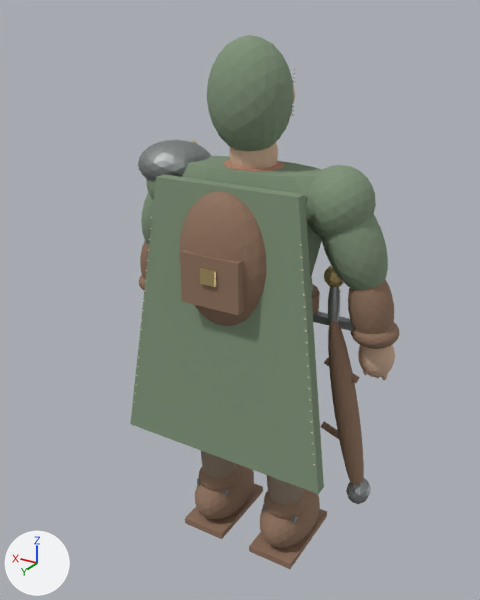
Renders of the glTF model godot_character_generator/assets/characters/medieval_wanderer/medieval_wanderer.glb from each side of a commit.
Both versions are drawn from a 50 mm lens placed at (-1.01, 1.764, 1.844), pointed at (0.023, 0.043, 0.983). Arrows for +X, +Y and +Z are at lower left; the lights stay in place. The first picture is the older version. Where no turn or scale is listed for an object, it has been applied to the vertices.

Names of what the first picture shows: 'iron_surface', 'leather_surface', 'skin_surface', 'trousers_surface', 'tunic_surface' and 3 more.
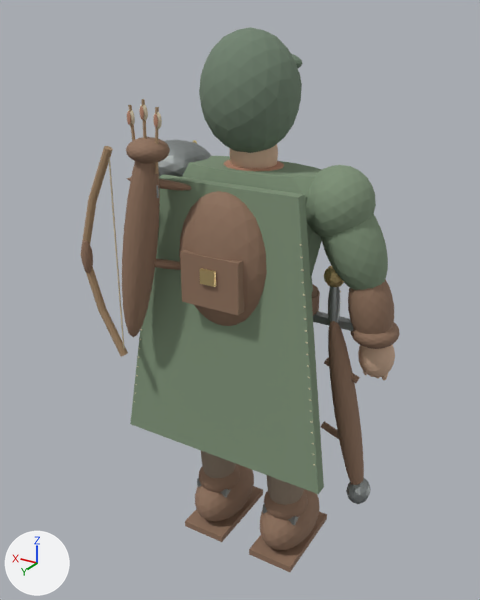
What changed in the scene script:
```text
Change me_tunic_mesh:
    remove me_tunic_mesh.from_pydata(...)  # 916 vertices, 1804 faces; spans x -0.44..0.44, y -0.13..0.23, z 0.49..1.79
    add me_tunic_mesh.from_pydata(...)  # 754 vertices, 1484 faces; spans x -0.44..0.44, y -0.13..0.23, z 0.49..1.45
    me_tunic_mesh part 1: the loose piece of 162 vertices spanning x -0.13..0.13, y -0.09..0.14, z 1.46..1.79 is deleted
Change me_leather_mesh:
    remove me_leather_mesh.from_pydata(...)  # 2454 vertices, 4812 faces; spans x -0.489..0.489, y -0.205..0.257, z 0.01..1.38
    add me_leather_mesh.from_pydata(...)  # 2904 vertices, 5692 faces; spans x -0.489..0.489, y -0.205..0.343, z 0.0..1.528
    me_leather_mesh part 2: the loose piece of 162 vertices spanning x -0.243..-0.047, y -0.205..0.115, z 0.01..0.22 is moved by (0.0, 0.0, -0.01)
    me_leather_mesh part 3: the loose piece of 8 vertices spanning x -0.23..-0.06, y -0.205..0.115, z 0.014..0.04 is moved by (0.0, 0.0, -0.015)
    me_leather_mesh part 4: the loose piece of 8 vertices spanning x 0.06..0.23, y -0.205..0.115, z 0.014..0.04 is moved by (0.0, 0.0, -0.015)
    me_leather_mesh part 5: the loose piece of 162 vertices spanning x -0.16..0.16, y 0.075..0.255, z 0.94..1.38 is copied, and the copy is multiplied about its middle by the matrix ((-0.321, -0.01, 0.224), (-0.005, 0.578, 0.025), (-0.049, 0.008, -1.469)), then moved by (0.235, 0.11, 0.045); it spans x 0.165..0.305, y 0.223..0.327, z 0.882..1.528
    me_leather_mesh part 6: a new loose piece, an icosphere of 320 faces spanning x 0.128..0.252, y 0.209..0.331, z 1.454..1.526, in mat_oiled_dark_leather (brown #90725d)
    me_leather_mesh part 7: the loose piece of 42 vertices spanning x -0.169..0.219, y 0.005..0.04, z 1.042..1.368 is copied, and the copy is multiplied about its middle by the matrix ((-0.147, 0.571, -0.281), (-0.175, -0.678, -0.2), (-0.457, 0.064, 0.43)), then moved by (0.155, 0.208, -0.067); it spans x 0.104..0.256, y 0.165..0.295, z 1.114..1.161
    me_leather_mesh part 8: the loose piece of 42 vertices spanning x -0.169..0.219, y 0.005..0.04, z 1.042..1.368 is copied, and the copy is multiplied about its middle by the matrix ((-0.147, 0.571, -0.281), (-0.175, -0.678, -0.2), (-0.457, 0.064, 0.43)), then moved by (0.155, 0.208, 0.183); it spans x 0.104..0.256, y 0.165..0.295, z 1.364..1.411
    me_leather_mesh part 9: a new loose piece, an icosphere of 80 faces spanning x 0.392..0.428, y 0.307..0.343, z 1.09..1.21, in mat_oiled_dark_leather (brown #90725d)
    other edits to the shape of me_leather_mesh do not show in these pictures
Add ob_wood_surface:
    ob_wood_surface = bpy.data.objects.new('wood_surface', me_wood_mesh)  # 151 vertices, 280 faces; spans x 0.139..0.437, y 0.276..0.333, z 0.815..1.63; in mat_oiled_yew_bow_and_arrow_shafts (brown #a98c6c)
    ob_wood_surface.location = (0.0, 0.0, 0.0)
Add ob_hood_surface:
    ob_hood_surface = bpy.data.objects.new('hood_surface', me_hood_mesh)  # 408 vertices, 800 faces; spans x -0.15..0.15, y -0.133..0.165, z 1.46..1.81; in mat_deep_moss_hood_cloth (grey #728471)
    ob_hood_surface.location = (0.0, 0.0, 0.0)
```

Changed parts and their boxes (x1, y1, x2, y2) in the pictures (480 x 600 px; the box of a moved part takes in the faces that stretch with it):
'leather_surface', reshaped (22% wider, 15% taller): before (139, 191, 400, 569); after (81, 137, 400, 572)
'hood_surface', added: after (199, 27, 302, 153)
'wood_surface', added: after (80, 99, 159, 356)
part 1 of me_tunic_mesh, deleted: before (207, 35, 293, 151)
part 2 of me_leather_mesh, moved or reshaped: before (260, 489, 320, 548); after (260, 489, 320, 550)
part 3 of me_leather_mesh, moved or reshaped: before (249, 508, 327, 569); after (249, 511, 327, 572)
part 4 of me_leather_mesh, moved or reshaped: before (185, 483, 263, 539); after (185, 486, 263, 542)
part 5 of me_leather_mesh, added (brown): after (122, 137, 160, 337)
part 6 of me_leather_mesh, added (brown): after (126, 137, 170, 164)
part 7 of me_leather_mesh, added: after (154, 259, 181, 270)
part 8 of me_leather_mesh, added: after (127, 177, 192, 190)
part 9 of me_leather_mesh, added: after (81, 240, 93, 273)
